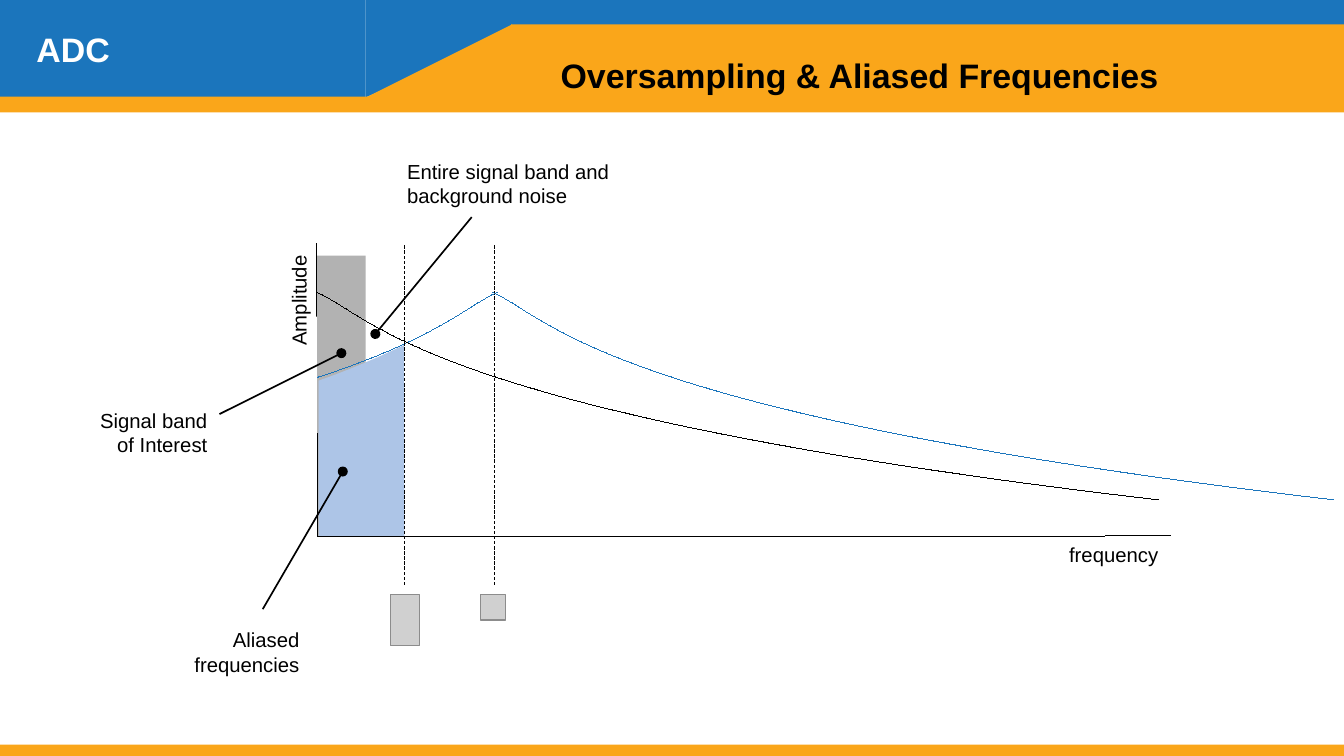
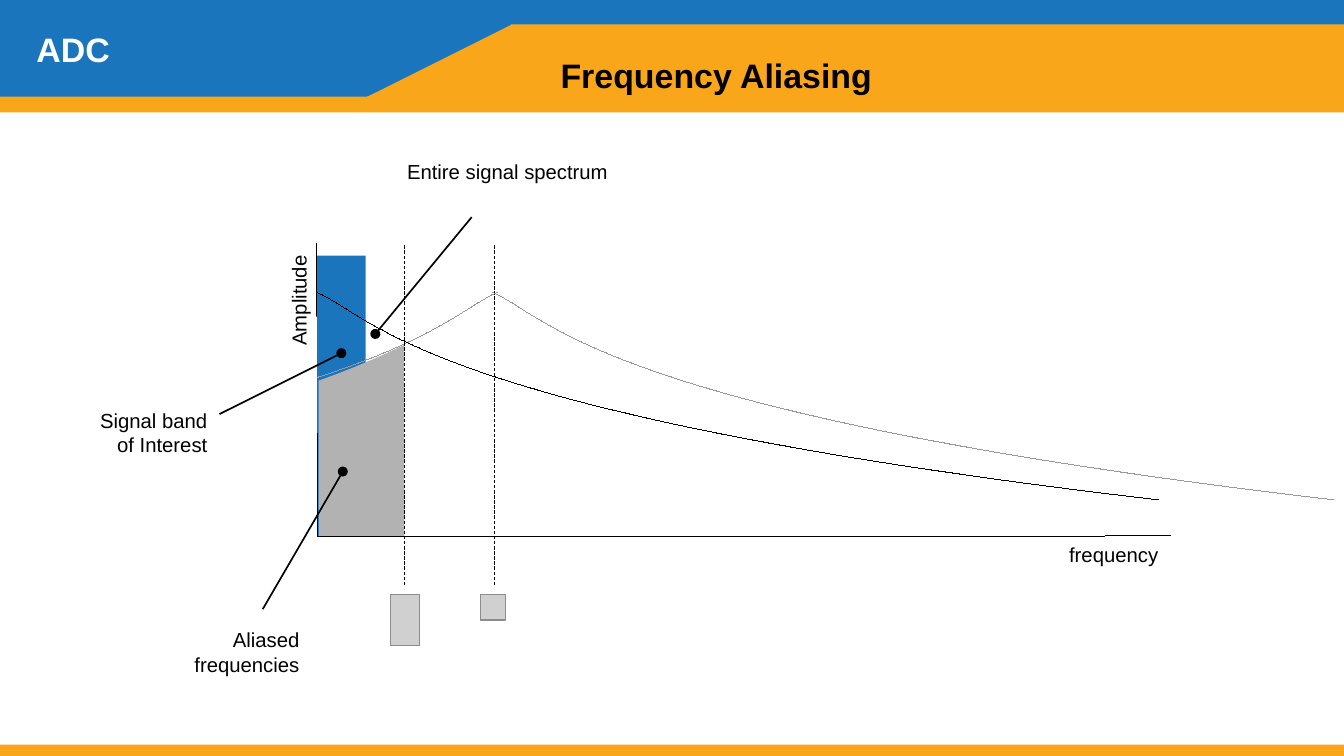
Before and after one commit to g-i-wilson/SEL-presentation, a slide deck: slide 27 of pres.odp. Drawn at 1344x756 pixels with LibreOffice and Linux fonts; fonts in the diff are those of the drawing; grey boxes stand for pictures. Boxes give left, top, right and bottom in pixels: in the first picture for what was removed or moved away, otherwise in the second. Text is boxed around its words. In the diff, an @@ line names an element or a change of style, - is before the commit and + after.

```diff
--- a/pres.odp
+++ b/pres.odp
@@ parallelogram added at (x1=274, y1=0, x2=396, y2=98), fill #1B75BC @@
@@ text at (x1=561, y1=63, x2=872, y2=95): text changed @@
-Oversampling & Aliased Frequencies
+Frequency Aliasing
@@ text at (x1=407, y1=164, x2=607, y2=184): text changed @@
-Entire signal band and background noise
+Entire signal spectrum
@@ rectangle at (x1=317, y1=256, x2=366, y2=537): fill #B2B2B2 to #1B75BC @@
@@ freeform shape at (x1=0, y1=293, x2=498, y2=500): outline #1B75BC 0 pt to #999999 0 pt @@
@@ freeform shape at (x1=493, y1=293, x2=1334, y2=500): outline #1B75BC 0 pt to #999999 0 pt @@
@@ freeform shape at (x1=318, y1=345, x2=404, y2=537): fill #ADC5E7 to #B2B2B2 @@
```
Also in this commit, not shown: 30 other slides changed, 9 slides added, 1 slide removed, 4 other files.
